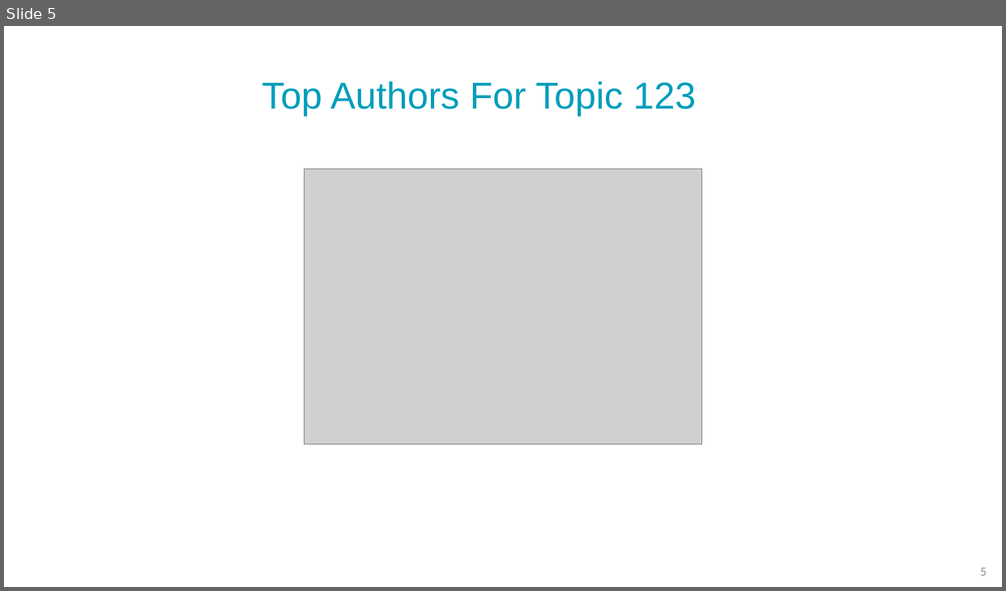
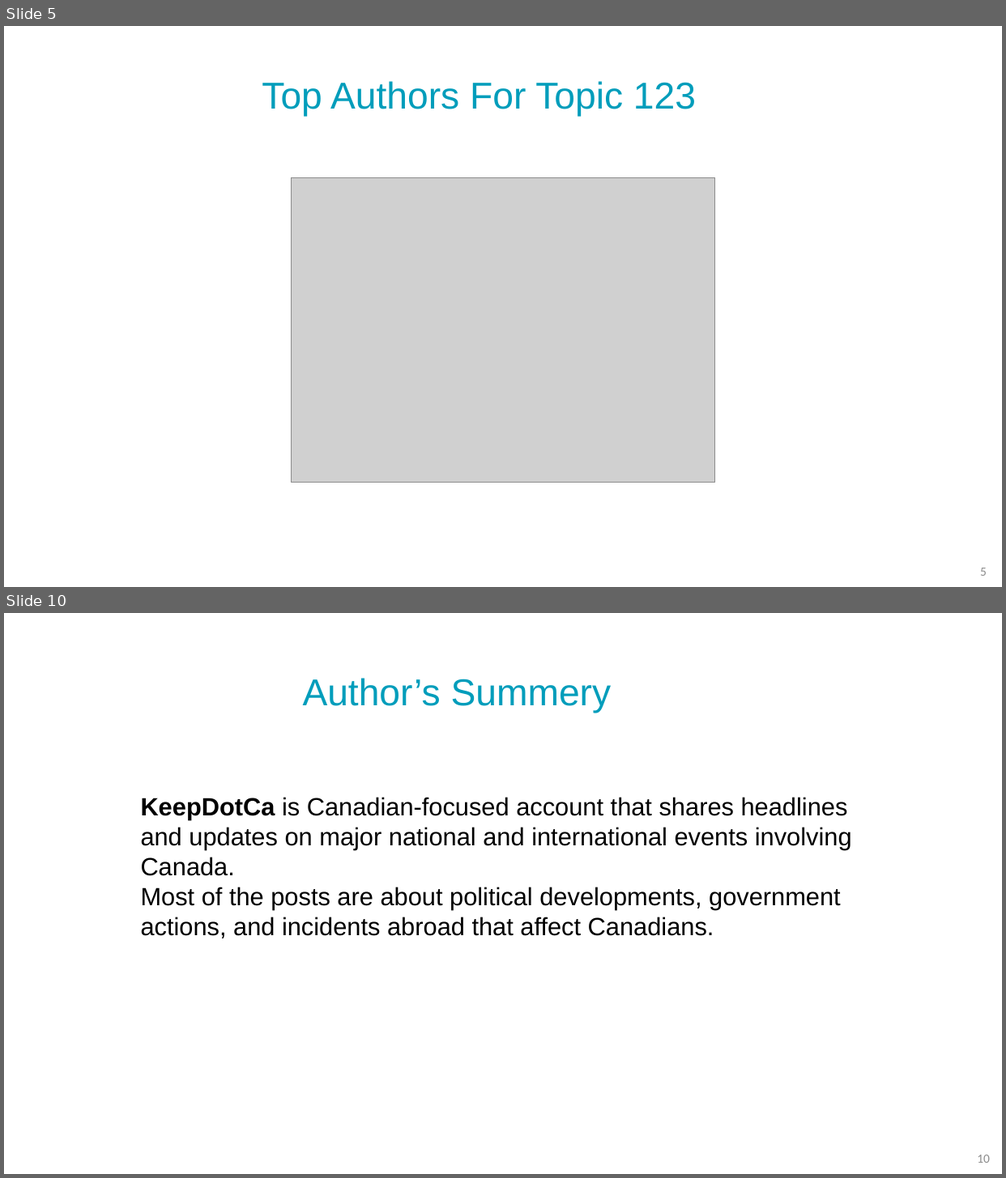
Before and after one commit to NoaTal1996/Backbone-Graph, a slide deck: docs/meeting_with_Sayiqan/20250721.pptx. Shown one above the other, each under a label of ours: slide 5 before the commit, slides 5 and 10 after it; the slides between them are not shown. The pictures are 1006x591 and 1006x1178 pixels, drawn with LibreOffice and Linux fonts; fonts in the diff are those of the drawing; grey boxes stand for pictures; background and template pictures are left out. Boxes give left, top, right and bottom in pixels: in the first picture for what was removed or moved away, otherwise in the second. Text is boxed around its words. In the diff, an @@ line names an element or a change of style, - is before the commit and + after.

```diff
--- a/docs/meeting_with_Sayiqan/20250721.pptx
+++ b/docs/meeting_with_Sayiqan/20250721.pptx
@@ slide 10 added at bbox=[4, 613, 1002, 1174], background picture (left out) @@
@@ text added at bbox=[303, 678, 612, 713], 36 pt, text #009DBB @@
+Author’s Summery
@@ text added at bbox=[141, 797, 852, 939], 24 pt, text #000000 @@
+KeepDotCa is Canadian-focused account that shares headlines and updates on major national and international events involving Canada.
+Most of the posts are about political developments, government actions, and incidents abroad that affect Canadians.
@@ page number added at bbox=[977, 1155, 990, 1163], 12 pt, text #8C8C8C @@
+10
@@ slide 5 changed as well @@
@@ picture: place and size @@
-picture at bbox=[305, 169, 701, 446]
+picture at bbox=[292, 178, 715, 484]
```
Also in this commit, not shown: 7 other slides changed, 2 other slides added, 3 slides removed.
